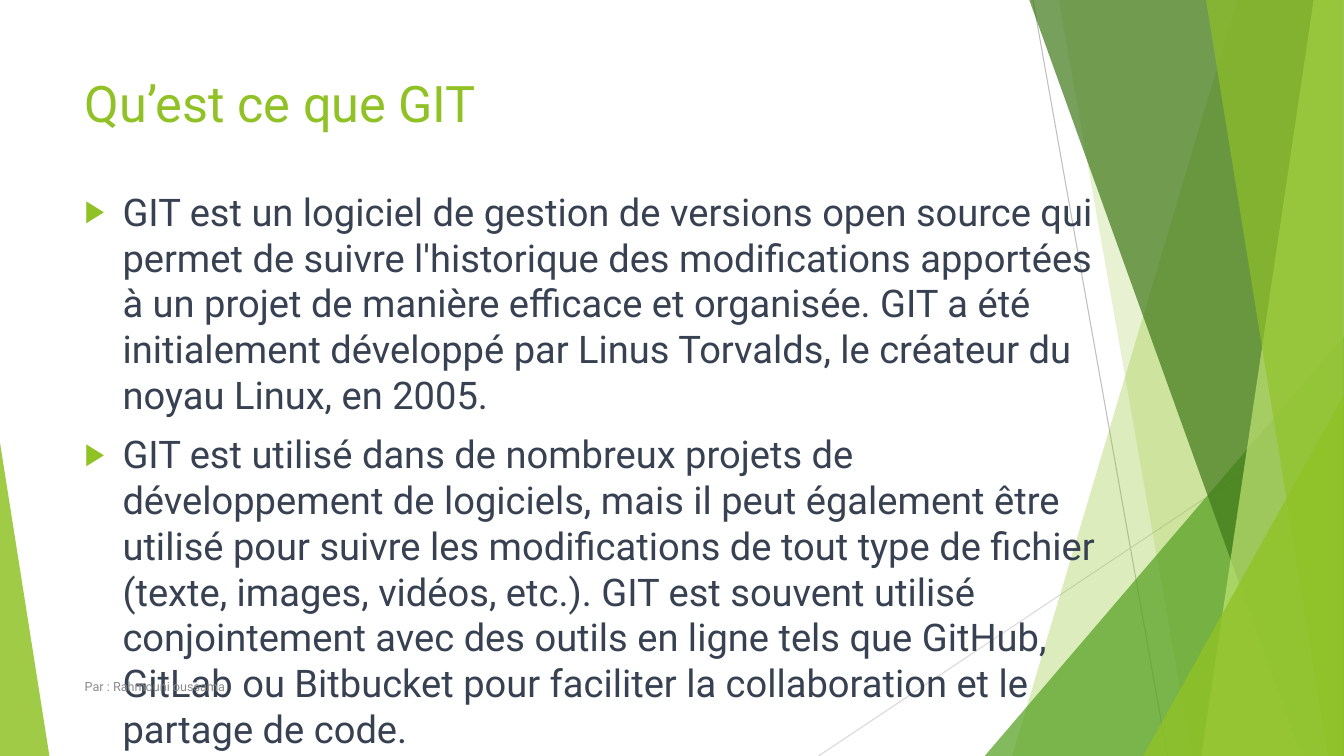
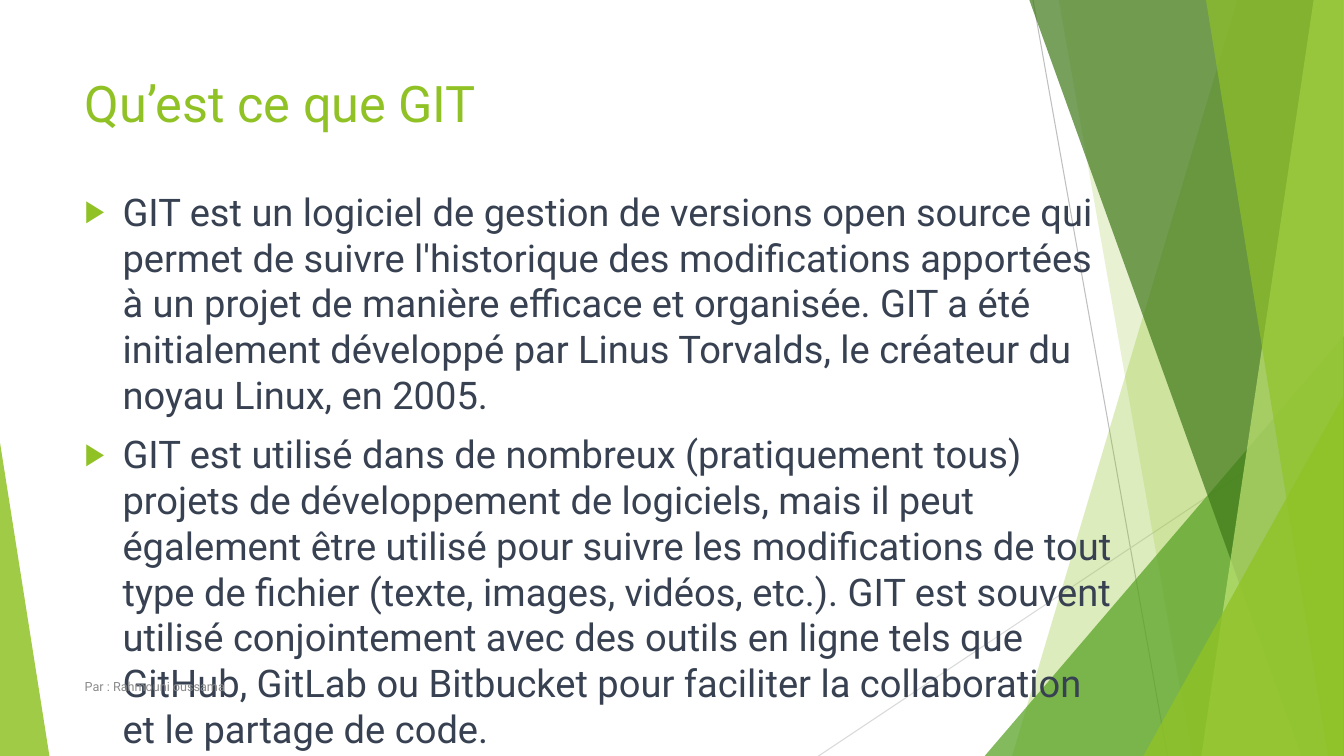
Before and after one commit to ousrah/Dev202_25, a slide deck: slide 4 of 2 - Approche agile/1 - Cours/4 - Git/Formation Git.pptx. Drawn at 1344x756 pixels with LibreOffice and Linux fonts; fonts in the diff are those of the drawing. Boxes give left, top, right and bottom in pixels: in the first picture for what was removed or moved away, otherwise in the second. Text is boxed around its words. In the diff, an @@ line names an element or a change of style, - is before the commit and + after.

```diff
--- a/2 - Approche agile/1 - Cours/4 - Git/Formation Git.pptx
+++ b/2 - Approche agile/1 - Cours/4 - Git/Formation Git.pptx
@@ text at bbox=[123, 437, 1111, 751]: text changed @@
-▶ GIT est utilisé dans de nombreux projets de développement de logiciels, mais il peut également être utilisé pour suivre les modifications de tout type de fichier (texte, images, vidéos, etc.). GIT est souvent utilisé conjointement avec des outils en ligne tels que GitHub, GitLab ou Bitbucket pour faciliter la collaboration et le partage de code.
+▶ GIT est utilisé dans de nombreux (pratiquement tous) projets de développement de logiciels, mais il peut également être utilisé pour suivre les modifications de tout type de fichier (texte, images, vidéos, etc.). GIT est souvent utilisé conjointement avec des outils en ligne tels que GitHub, GitLab ou Bitbucket pour faciliter la collaboration et le partage de code.
```
Also in this commit, not shown: 1 other slide changed.
